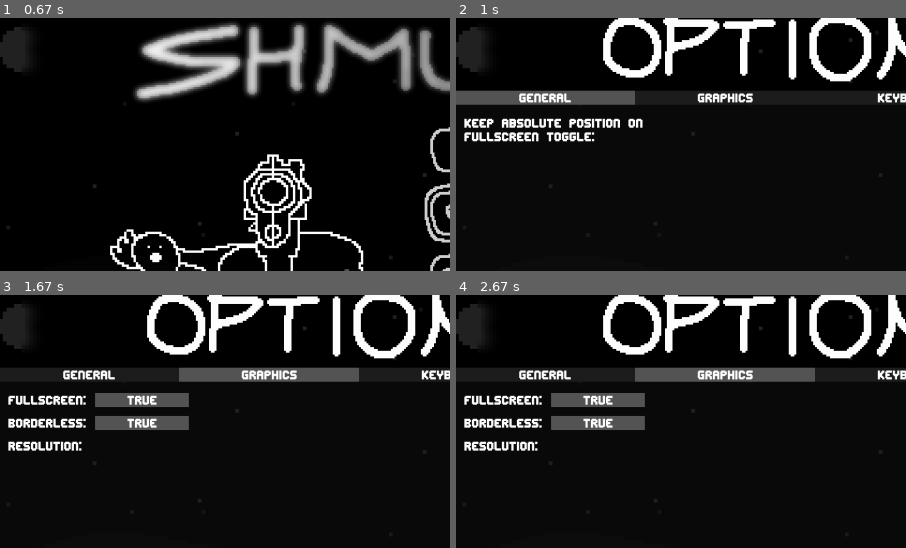
Above: before the commit, frames 1-4 (two rows, left to right).
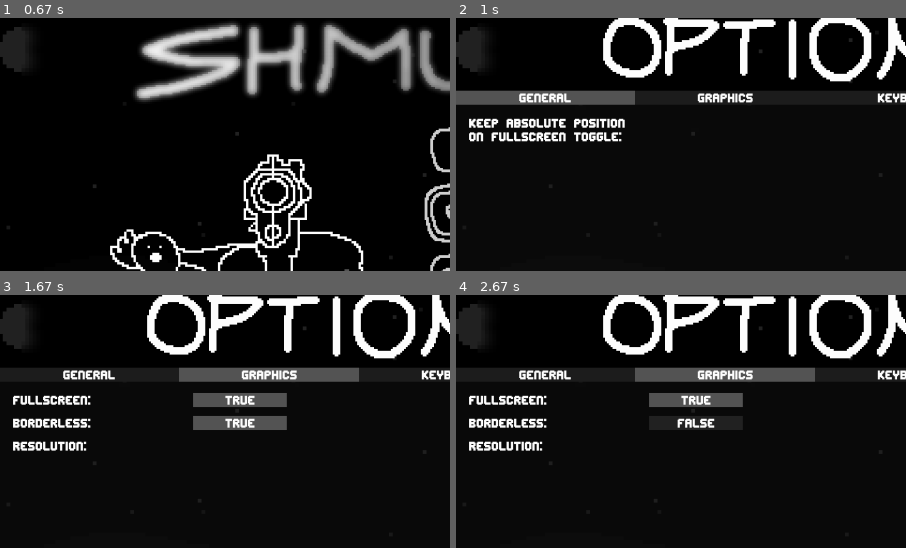
Above: after the commit, the same moments.

Repository: r5nnn/shmup
Game: pygame game, started from shmup.py
The game is run twice, just before and just after one commit, with the same random seed, the same clock (stepped at 60 frames per second) and the same inputs.
Inputs (mouse positions are % of the whole screen's width and height, from its top left):
- Up to frame 1 (0.67 s): click (65, 49) at 0.38 s
- Up to frame 2 (1 s): press the mouse at (65, 61) at 0.7 s; move the mouse to (55, 69) at 0.8 s; release the mouse at (45, 76) at 0.93 s
- Up to frame 3 (1.67 s): press the mouse at (60, 26) at 1.03 s; move the mouse to (55, 20) at 1.13 s; release the mouse at (51, 14) at 1.27 s; press the mouse at (40, 26) at 1.37 s; move the mouse to (42, 40) at 1.47 s; release the mouse at (44, 55) at 1.6 s
- Up to frame 4 (2.67 s): press the mouse at (37, 35) at 1.7 s; move the mouse to (43, 49) at 1.8 s; release the mouse at (49, 64) at 1.93 s; press the mouse at (37, 35) at 2.03 s; move the mouse to (57, 61) at 2.13 s; release the mouse at (78, 86) at 2.27 s; press the mouse at (37, 35) at 2.37 s; move the mouse to (37, 35) at 2.47 s; release the mouse at (37, 34) at 2.6 s
The pictures show only the part of the screen within x 10-60%, y 10-60%; the shares and areas given below are measured in that part.

Frame 1 is identical in both runs. In frame 2, 2.1% of the frame differs, in the area x 1-42%, y 39-50%; in frame 3, 6.2%, in the area x 1-64%, y 38-62%; in frame 4, 5.3%.

Commit message:
Increased padding range. Added more global properties to the OptionsOverlay base class.
Now aligning all buttons better to leave space for text.

Diff:
--- a/src/states/optionmenus.py
+++ b/src/states/optionmenus.py
@@ -17,13 +17,18 @@
     def __init__(self):
         super().__init__()
         headings_group = statemanager.current_state().option_headings_group
+        self.padding = statemanager.current_state().padding
+        self.row_width = (statemanager.current_state()
+                          .option_headings_group.buttons[0].width)
+        self.row_positions = tuple(statemanager.current_state().option_headings_group
+                              .buttons[num].rect.right for num in
+                              range(len(statemanager.current_state()
+                                        .option_headings_group.buttons)))
         self.text_pos = (
-            statemanager.current_state().bg_rect.left
-            + statemanager.current_state().padding,
+            statemanager.current_state().bg_rect.left + self.padding,
             statemanager.current_state().bg_rect.top
             + headings_group.buttons[0].height
-            + statemanager.current_state().padding * 1.5,
-        )
+            + self.padding)
         self.button_size = (200, 30)
 
 
@@ -32,12 +37,12 @@
         super().__init__()
         config_ = TextArrayConfig(
             (("Keep absolute position on fullscreen toggle:",),),
-            wrap_width=500,
+            wrap_width=self.row_width - self.padding,
         )
         self.text_row1 = TextArray(
             self.text_pos,
             (1, 1),
-            statemanager.current_state().padding * 1.5,
+            self.padding,
             config_,
         )
         self.widgets = (self.text_row1,)
@@ -54,14 +59,14 @@
         self.text_row1 = TextArray(
             self.text_pos,
             (3, 1),
-            statemanager.current_state().padding * 1.5,
+            self.padding,
             config_,
         )
 
         config_ = TextButtonConfig(
             position=(
-                self.text_row1.texts[0].rect.right
-                + statemanager.current_state().padding,
+                self.row_positions[0]
+                + self.padding,
                 self.text_row1.texts[0].rect.centery,
             ),
             align="midleft",
@@ -74,8 +79,8 @@
             on_toggle_off=toggle_fullscreen,
         )
         config_.position = (
-            self.text_row1.texts[1].rect.right
-            + statemanager.current_state().padding,
+            self.row_positions[0]
+            + self.padding,
             self.text_row1.texts[1].rect.centery,
         )
         self.borderless_button = TextRectToggleButton(
--- a/src/states/options.py
+++ b/src/states/options.py
@@ -46,7 +46,7 @@
         self.bg_surf.fill(PRIMARY)
         self.bg_surf.set_alpha(96)
         self.active_overlay = None
-        self.padding = 20
+        self.padding = 30
         config = TextRectToggleButtonArrayConfig(
             sizes=(round(self.bg_rect.width / 4), 30),
             texts=(("General",), ("Graphics",), ("Keybinds",), ("Audio",)),
